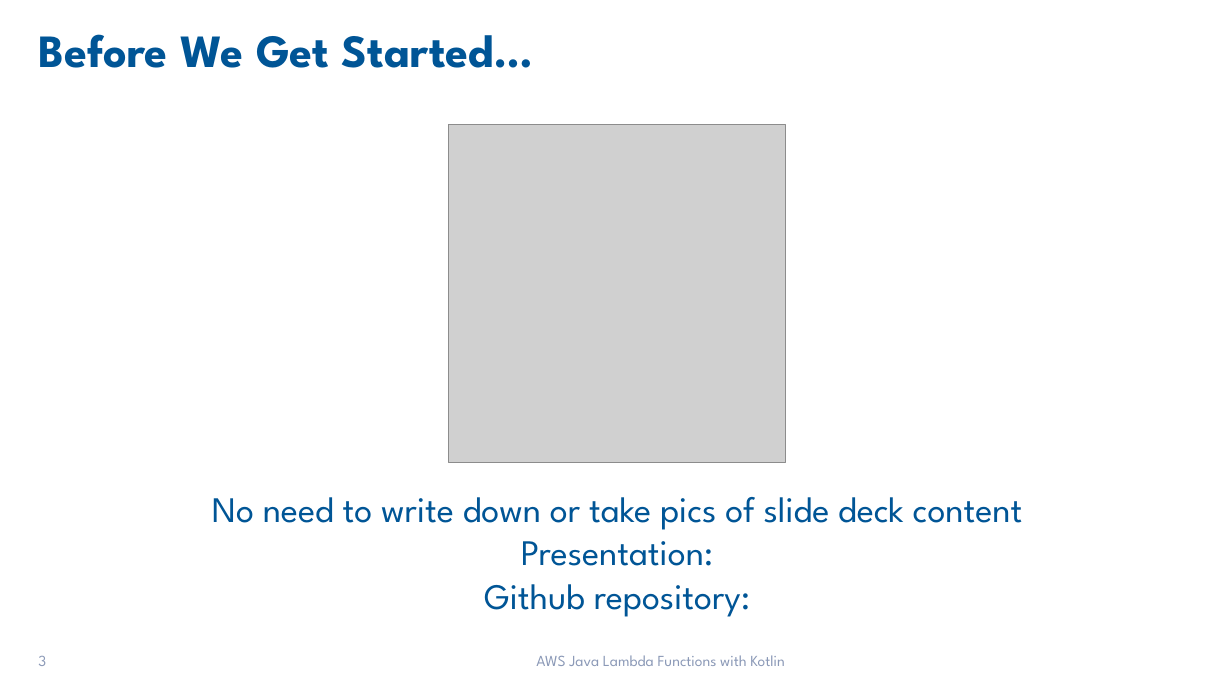
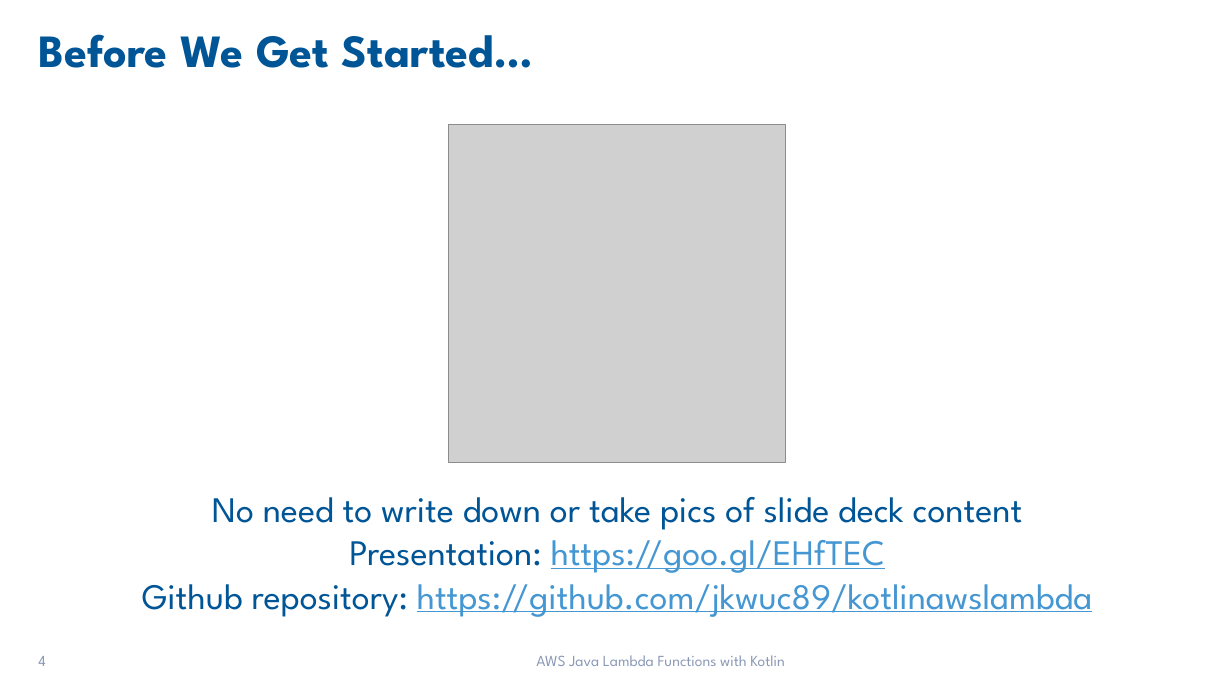
Before and after one commit to jkwuc89/Presentations, a slide deck: slide 4 of AWS Java Lambda Functions with Kotlin.pptx (slide 3 before the commit). Drawn at 1232x693 pixels with LibreOffice and Linux fonts; fonts in the diff are those of the drawing; grey boxes stand for pictures; background and template pictures are left out. Boxes give left, top, right and bottom in pixels: in the first picture for what was removed or moved away, otherwise in the second. Text is boxed around its words. In the diff, an @@ line names an element or a change of style, - is before the commit and + after.

```diff
--- a/AWS Java Lambda Functions with Kotlin.pptx
+++ b/AWS Java Lambda Functions with Kotlin.pptx
@@ text at (142,529,1093,617): text changed; text colour #005596 to #4497D2 @@
-Presentation:
-Github repository:
+Presentation: https://goo.gl/EHfTEC
+Github repository: https://github.com/jkwuc89/kotlinawslambda
@@ page number at (38,656,46,666): text changed @@
-3
+4
```
Also in this commit, not shown: 4 other slides changed, 4 slides added.
